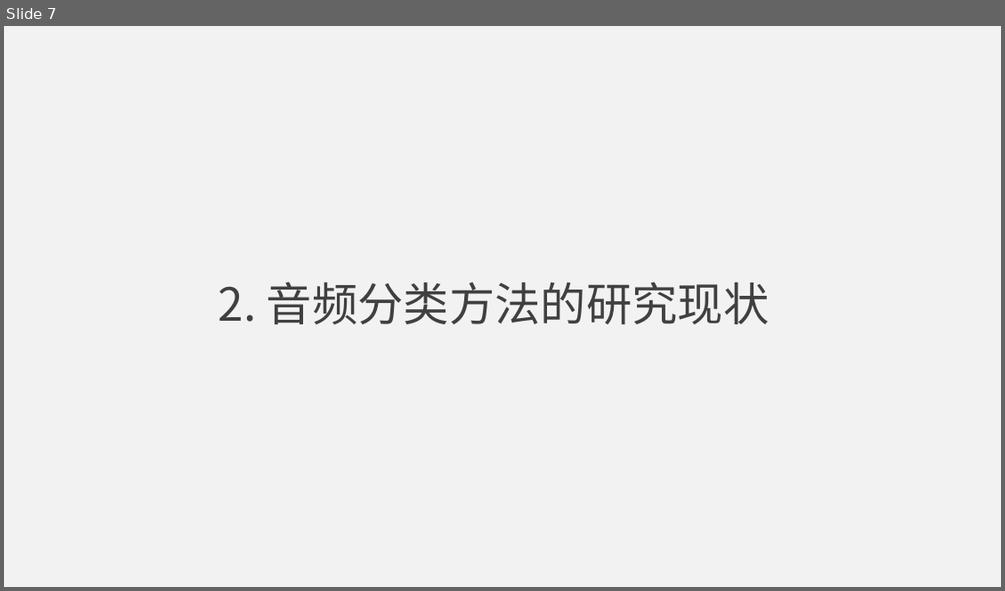
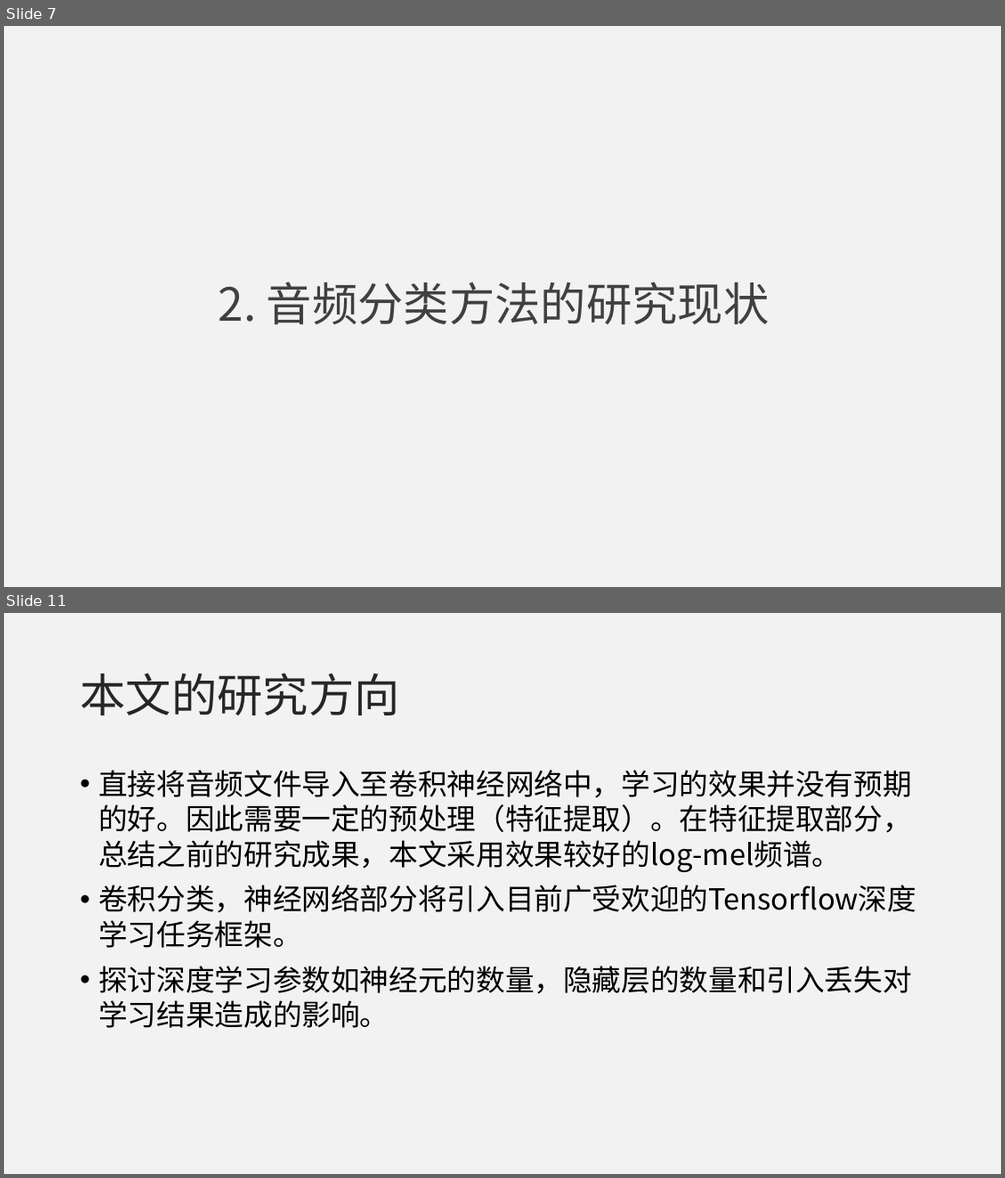
Before and after one commit to jumper3/paper, a slide deck: 开题报告/答辩.pptx. Shown one above the other, each under a label of ours: slide 7 before the commit, slides 7 and 11 after it; the slides between them are not shown. The pictures are 1005x591 and 1005x1178 pixels, drawn with LibreOffice and Linux fonts; fonts in the diff are those of the drawing. Boxes give left, top, right and bottom in pixels: in the first picture for what was removed or moved away, otherwise in the second. Text is boxed around its words. In the diff, an @@ line names an element or a change of style, - is before the commit and + after.

```diff
--- a/开题报告/答辩.pptx
+++ b/开题报告/答辩.pptx
@@ slide 11 added at <box>4,613,1001,1174</box>, background #F2F2F2 @@
@@ title added at <box>80,673,399,715</box>, 44 pt, text #262626 @@
+本文的研究方向
@@ text added at <box>98,770,916,1028</box>, 28 pt, text #000000 @@
+• 直接将音频文件导入至卷积神经网络中，学习的效果并没有预期的好。因此需要一定的预处理（特征提取）。在特征提取部分，总结之前的研究成果，本文采用效果较好的log-mel频谱。
+• 卷积分类，神经网络部分将引入目前广受欢迎的Tensorflow深度学习任务框架。
+• 探讨深度学习参数如神经元的数量，隐藏层的数量和引入丢失对学习结果造成的影响。
```
Also in this commit, not shown: 3 slides changed, 15 other slides added, 1 slide removed, 2 other files.
